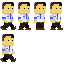
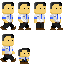
Two versions of the same layered image (64×64). Layer-by-layer changes:
renamed "WalkingAnimation" to "Layer 3", painted on it over [18, 8, 45, 64]
